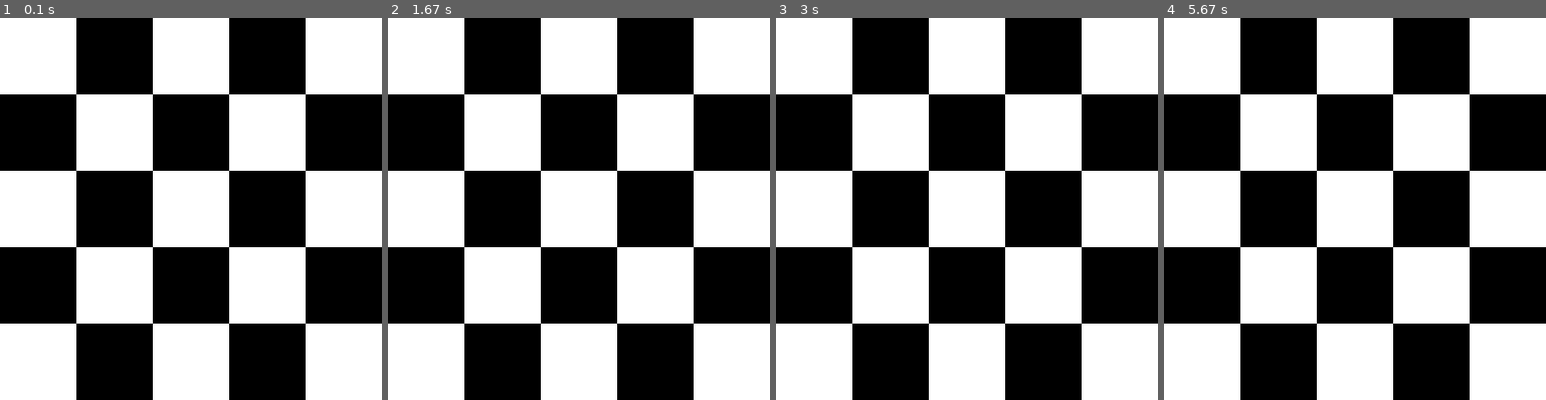
Above: before the commit, frames 1-4 (left to right).
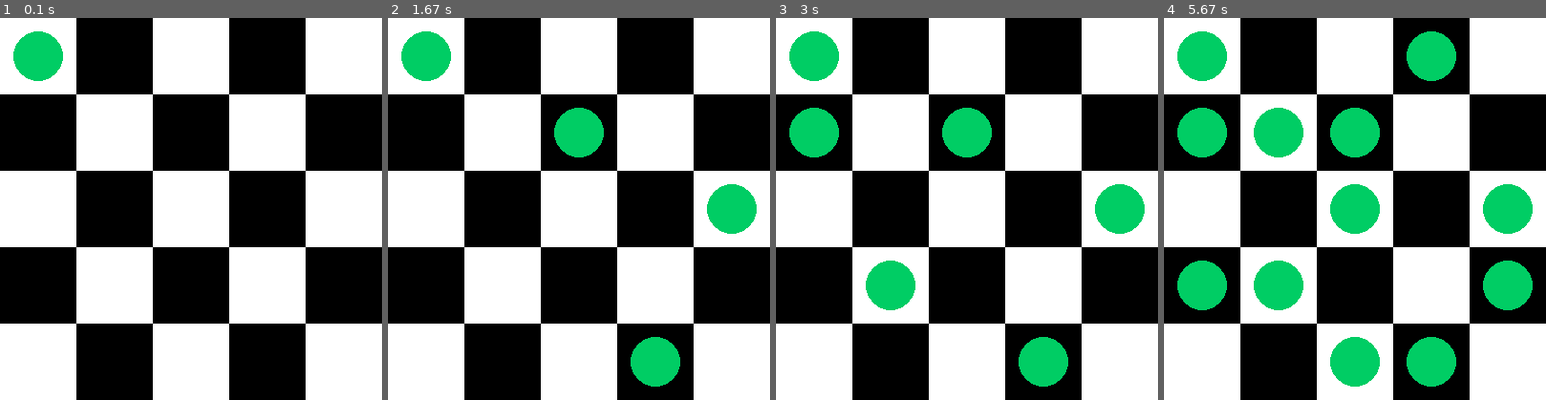
Above: after the commit, the same moments.

Repository: phantomf4321/Knight-tour-problem-pygame
Game: pygame game, started from illustration.py
The game is run twice, just before and just after one commit, with the same random seed, the same clock (stepped at 60 frames per second) and the same inputs.
Inputs:
- Up to frame 1 (0.1 s): no input
- Up to frame 2 (1.67 s): no input
- Up to frame 3 (3 s): no input
- Up to frame 4 (5.67 s): no input

The runs differ from the first frame. In frame 1, 1.3% of the frame differs, in the area x 3-17%, y 3-17%; in frame 2, 5.3%; in frame 3, 7.9%; in frame 4, 16%, in the area x 3-97%, y 3-97%.

Commit message:
draw_knight

Diff:
--- a/illustration.py
+++ b/illustration.py
@@ -15,7 +15,7 @@
 # Colors
 WHITE = (255, 255, 255)
 BLACK = (0, 0, 0)
-GREEN = (0, 255, 0)
+GREEN = (0, 205, 100)
 
 # Chessboard representation
 chessboard = [[0, 5, 14, 9, 20],
@@ -60,7 +60,7 @@
             pygame.draw.rect(screen, color, (col * SQ_SIZE, row * SQ_SIZE, SQ_SIZE, SQ_SIZE))
 
 def draw_knight(x, y):
-    pygame.image.load("knight.png")
+    pygame.draw.circle(screen, GREEN, (x * SQ_SIZE + SQ_SIZE // 2, y * SQ_SIZE + SQ_SIZE // 2), SQ_SIZE // 3)
 
 def main():
     running = True
